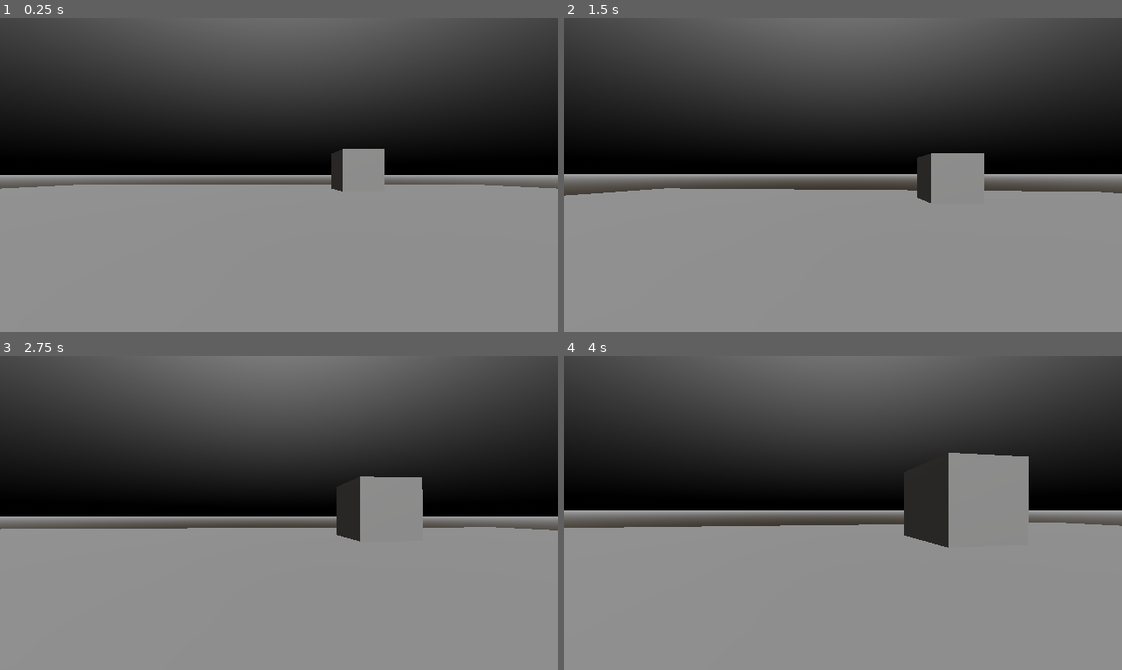
Above: before the commit, frames 1-4 (two rows, left to right).
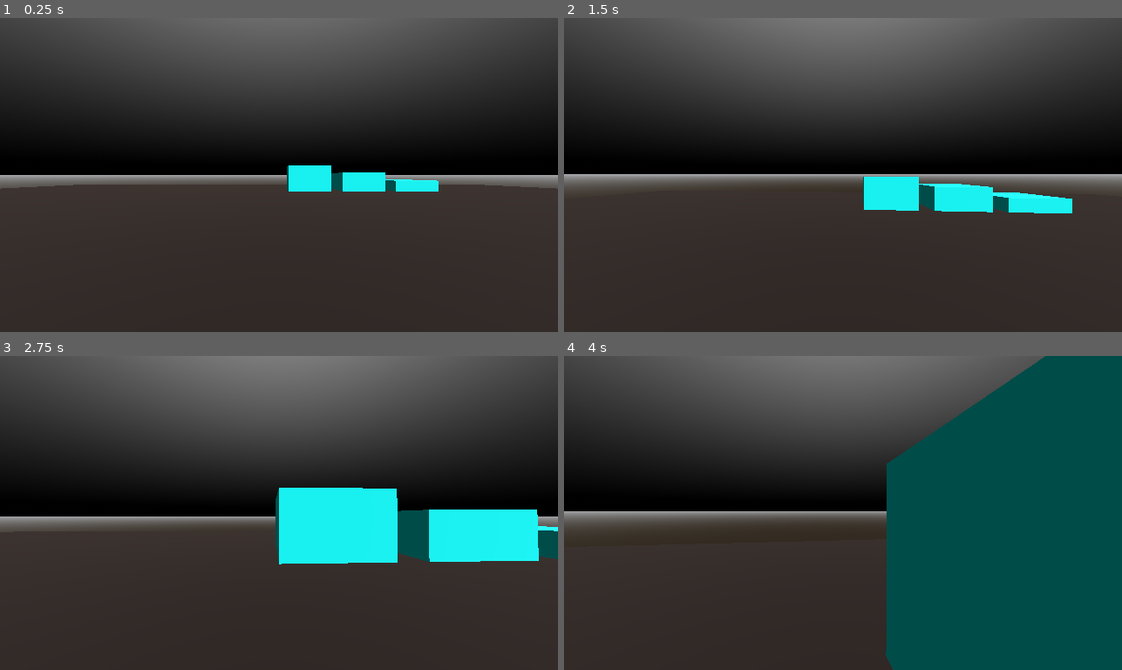
Above: after the commit, the same moments.

Repository: ROKAMETISM/3DPractice1
Game: Godot game, scene res://Scenes/world.tscn
The game is run twice, just before and just after one commit, with the same random seed, the same clock (stepped at 60 frames per second) and the same inputs.
Inputs (mouse positions are in pixels of both pictures, inside the frame that each line leads up to):
- Up to frame 1 (0.25 s): no input
- Up to frame 2 (1.5 s): tap Enter at 0.5 s; move the mouse to (870, 175) at 0.52 s; press the mouse at (870, 175) at 0.53 s; hold W (move_forward) from 0.53 s (still down); tap Space (jump) at 0.77 s; move the mouse to (815, 175) at 1.27 s; release the mouse at (815, 175) at 1.28 s; tap Shift (sprint) at 1.35 s
- Up to frame 3 (2.75 s): keep holding W (move_forward); tap Space (jump) at 1.52 s; move the mouse to (290, 506) at 2.02 s; press the mouse at (290, 506) at 2.03 s
- Up to frame 4 (4 s): keep holding W (move_forward); move the mouse to (837, 519) at 2.77 s; release the mouse at (837, 519) at 2.78 s; tap Shift (sprint) at 2.85 s; tap Space (jump) at 3.02, 3.77 s; move the mouse to (887, 516) at 3.52 s; press the mouse at (887, 516) at 3.53 s

The runs differ from the first frame. In frame 1, 48% of the frame differs, in the area x 0-100%, y 41-100%; in frame 2, 47%; in frame 3, 50%; in frame 4, 64%, in the area x 0-100%, y 0-100%.

Commit message:
Fix Player Movement

Diff:
--- a/Scenes/world.tscn
+++ b/Scenes/world.tscn
@@ -15,15 +15,22 @@
 background_mode = 2
 sky = SubResource("Sky_8j60k")
 
+[sub_resource type="StandardMaterial3D" id="StandardMaterial3D_go701"]
+albedo_color = Color(0.14, 0.09408, 0.072799996, 1)
+
+[sub_resource type="StandardMaterial3D" id="StandardMaterial3D_5a7ea"]
+albedo_color = Color(0, 1, 1, 1)
+
 [node name="World" type="Node3D"]
 script = ExtResource("1_go701")
 
 [node name="WorldEnvironment" type="WorldEnvironment" parent="."]
 environment = SubResource("Environment_a02cp")
 
-[node name="CSGBox3D" type="CSGBox3D" parent="."]
+[node name="Plane" type="CSGBox3D" parent="."]
 use_collision = true
 size = Vector3(64, 0.002, 64)
+material = SubResource("StandardMaterial3D_go701")
 
 [node name="Player" parent="." instance=ExtResource("1_a02cp")]
 transform = Transform3D(1, 0, 0, 0, 1, 0, 0, 0, 1, 0, 1.1254166, 0)
@@ -34,6 +41,19 @@
 shadow_blur = 2.475
 
 [node name="CSGBox3D2" type="CSGBox3D" parent="."]
-transform = Transform3D(1, 0, 0, 0, 1, 0, 0, 0, 1, 8, 2, -21)
+transform = Transform3D(1, 0, 0, 0, 1, 0, 0, 0, 1, 8, 0.88964844, -21)
 use_collision = true
-size = Vector3(4, 4, 4)
+size = Vector3(4, 1.7792969, 4)
+material = SubResource("StandardMaterial3D_5a7ea")
+
+[node name="CSGBox3D4" type="CSGBox3D" parent="."]
+transform = Transform3D(1, 0, 0, 0, 1, 0, 0, 0, 1, 2.8918562, 1.2429434, -21)
+use_collision = true
+size = Vector3(4, 2.5120313, 4)
+material = SubResource("StandardMaterial3D_5a7ea")
+
+[node name="CSGBox3D3" type="CSGBox3D" parent="."]
+transform = Transform3D(1, 0, 0, 0, 1, 0, 0, 0, 1, 13, 0.5113549, -21)
+use_collision = true
+size = Vector3(4, 1.015, 4)
+material = SubResource("StandardMaterial3D_5a7ea")
--- a/Scripts/player.gd
+++ b/Scripts/player.gd
@@ -1,9 +1,9 @@
 extends CharacterBody3D
 
 var speed : float
-const WALK_SPEED := 5.0
-const SPRINT_SPEED := 7.0
-const JUMP_VELOCITY := 4.5
+const WALK_SPEED := 6.0
+const SPRINT_SPEED := 10.0
+const JUMP_VELOCITY := 5.0
 const SENSITIVITY := 0.003
 const AIRCONTROL := 2.0
 const BASE_FOV := 75.0
@@ -38,7 +38,7 @@
 	var direction = (headpivot.transform.basis * Vector3(input_dir.x, 0, input_dir.y)).normalized()
 	if not is_on_floor():
 		velocity.x = lerp(velocity.x, direction.x * speed, delta * AIRCONTROL)
-		velocity.z = lerp(velocity.z, direction.x * speed, delta * AIRCONTROL)
+		velocity.z = lerp(velocity.z, direction.z * speed, delta * AIRCONTROL)
 	else:
 		if direction :
 			velocity.x = direction.x * speed
@@ -47,7 +47,9 @@
 			velocity.x = 0.0
 			velocity.z = 0.0
 	#FOV
-	var velocity_clamped = clamp(velocity.length(), 0.5, SPRINT_SPEED * 2)
+	var horizontal_veolcity = velocity
+	horizontal_veolcity.y = 0.0
+	var velocity_clamped = clamp(horizontal_veolcity.length(), 0.5, SPRINT_SPEED * 2)
 	var target_fov = BASE_FOV + FOV_MODIFIER * velocity_clamped
 	camera.fov = lerp(camera.fov, target_fov, delta * 8.0)
 	if Input.is_action_pressed("fire_main"):
Not shown: 1 places in Scenes/world.tscn that only renumber resources
